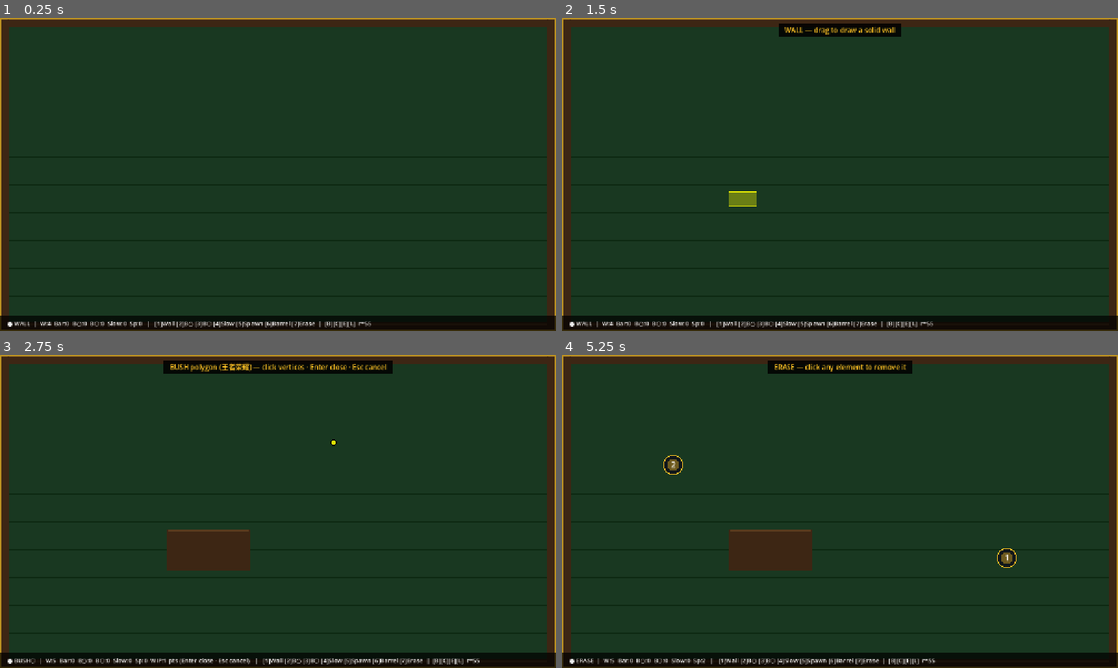
Above: before the commit, frames 1-4 (two rows, left to right).
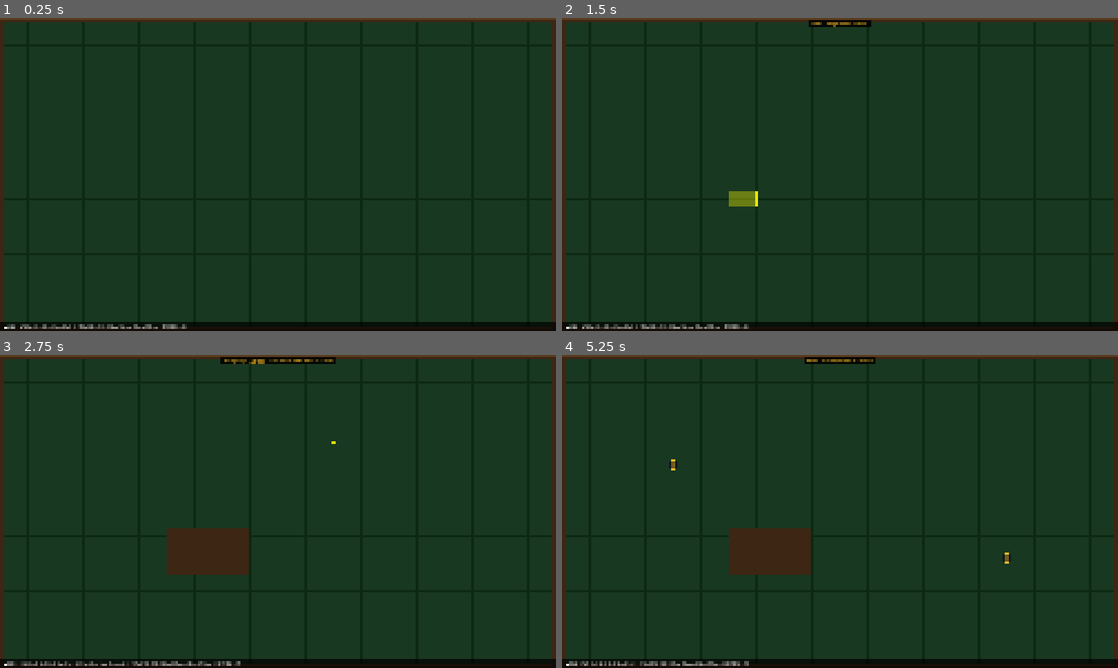
Above: after the commit, the same moments.

Repository: alanyang2026-cloud/unlimited-games
Game: Godot game, scene res://editor.tscn
Same seed, same stepped clock (60 frames per second), same inputs: the game is played once before the commit and once after it.
Inputs (mouse positions are in pixels of both pictures, inside the frame that each line leads up to):
- Up to frame 1 (0.25 s): no input
- Up to frame 2 (1.5 s): tap Enter at 0.5 s; move the mouse to (962, 158) at 0.52 s; tap 1 at 0.6 s; click (962, 158) at 0.67 s; tap Space at 1.25 s; drag from (728, 190) to (812, 237) at 1.27 s
- Up to frame 3 (2.75 s): move the mouse to (333, 442) at 2.02 s; tap 3 at 2.1 s; click (333, 442) at 2.17 s
- Up to frame 4 (5.25 s): tap Enter at 2.75, 4.25 s; drag from (812, 574) to (673, 464) at 2.77 s; tap Space at 3.5, 5 s; move the mouse to (1006, 558) at 3.52 s; tap 5 at 3.6 s; click (1006, 558) at 3.67 s; drag from (673, 464) to (756, 433) at 4.27 s; move the mouse to (867, 511) at 5.02 s; tap 7 at 5.1 s; click (867, 511) at 5.17 s

The runs differ from the first frame. In frame 1, 7.4% of the frame differs, in the area x 0-100%, y 0-100%; in frame 2, 8.1%; in frame 3, 9.3%; in frame 4, 8.9%.

Commit message:
hero-brawl: 2.5D walls + 2x world size with camera follow
Split W/H into a 2560x1440 world and a 1280x720 viewport. The
camera lerps toward the local player and clamps to world bounds
so the playable area is 4x the screen.

Mouse / touch coordinates now resolve to world space via a shared
_screenToWorld helper (adds the camera offset), keeping aim,
super manual-aim, and reticle drawing accurate at any camera
position. Touch joystick delta still works in CSS-pixel space
since it's relative.

Walls and destructible barrels render through a new _drawBox
helper that fakes 2.5D extrude: ground shadow → front face hanging
below the footprint → top face with a highlight strip. Walls
suddenly feel like solid crates instead of flat decals.

Default arena rewritten as a 4-way symmetric layout that fills the
bigger world: center plus-shape, mirrored L-cover in each quadrant,
8 corner/edge bushes, 4 barrel rows around the centre for Shelly
to demolish. Grass-texture density scales with world area so the
bigger floor doesn't look sparse.

Godot map editor updated in lockstep: const W/H = 2560/1440 and
project.godot viewport bumped to 2560x1440 (window stays 1280x720
via canvas_items stretch), so newly drawn maps import 1:1.

Co-Authored-By: Claude Opus 4.7 <noreply@anthropic.com>

Diff:
--- a/godot-map-editor/editor.gd
+++ b/godot-map-editor/editor.gd
@@ -21,8 +21,8 @@
 
 extends Node2D
 
-const W := 1280
-const H := 720
+const W := 2560
+const H := 1440
 const GRID := 16          # snap step (game's arena uses fine pixels)
 const WALL_COLOR := Color(0.24, 0.15, 0.08)
 const WALL_HIGHLIGHT := Color(0.35, 0.23, 0.12)
--- a/godot-map-editor/project.godot
+++ b/godot-map-editor/project.godot
@@ -21,8 +21,11 @@
 
 [display]
 
-window/size/viewport_width=1280
-window/size/viewport_height=720
+; Arena is 2560x1440 (matches the game's world). The window stays at
+; 1280x720 — canvas_items stretch mode scales the editor down to fit
+; the screen, so mouse clicks still land on the right world cell.
+window/size/viewport_width=2560
+window/size/viewport_height=1440
 window/size/window_width_override=1280
 window/size/window_height_override=720
 window/stretch/mode="canvas_items"
Not shown, changed: public/games/hero-brawl.html
